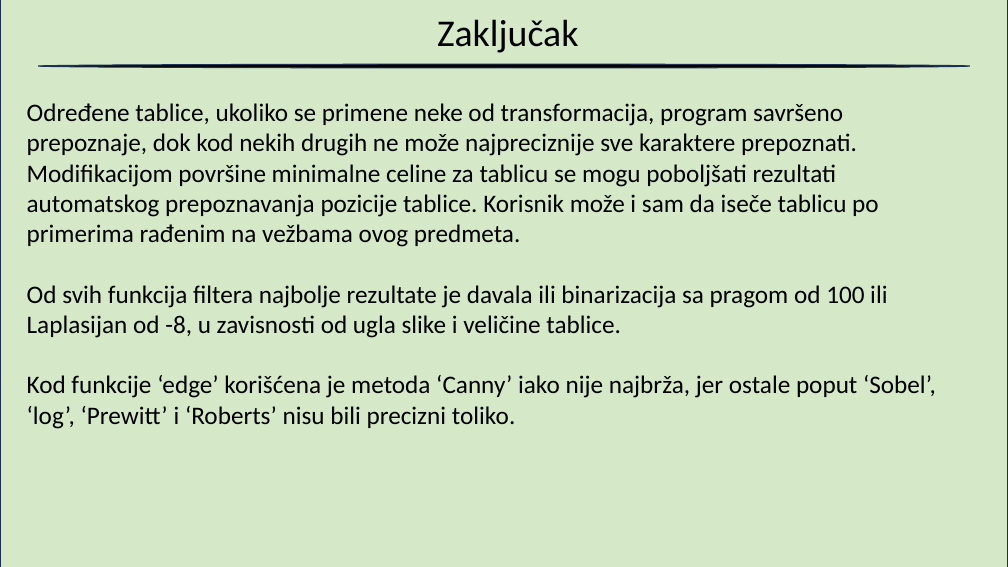
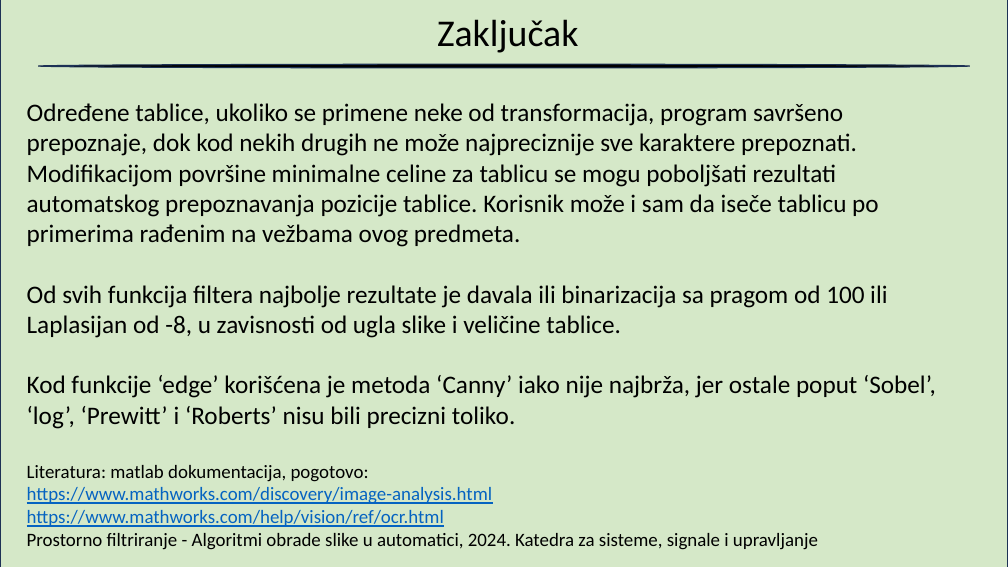
Before and after one commit to blizanac76/RegistrationNumberRecognition, a slide deck: slide 19 of Prepoznavanje.pptx (slide 20 before the commit). Drawn at 1008x567 pixels with LibreOffice and Linux fonts; fonts in the diff are those of the drawing; background and template pictures are left out. Boxes give left, top, right and bottom in pixels: in the first picture for what was removed or moved away, otherwise in the second. Text is boxed around its words. In the diff, an @@ line names an element or a change of style, - is before the commit and + after.

```diff
--- a/Prepoznavanje.pptx
+++ b/Prepoznavanje.pptx
@@ text at box(27, 465, 818, 550): paragraph added @@
+Literatura: matlab dokumentacija, pogotovo:
+https://www.mathworks.com/discovery/image-analysis.html
+https://www.mathworks.com/help/vision/ref/ocr.html
+Prostorno filtriranje - Algoritmi obrade slike u automatici, 2024. Katedra za sisteme, signale i upravljanje
```
Also in this commit, not shown: 11 other slides changed, 1 slide removed.
